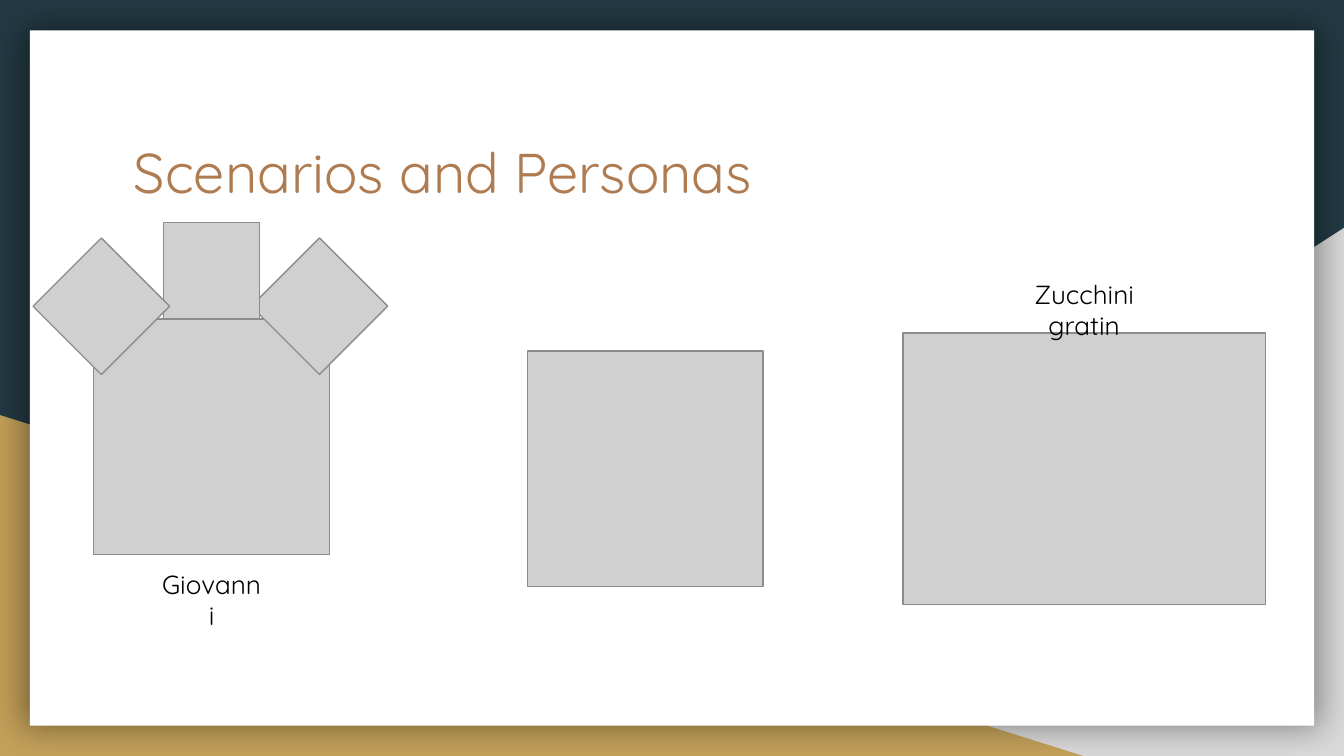
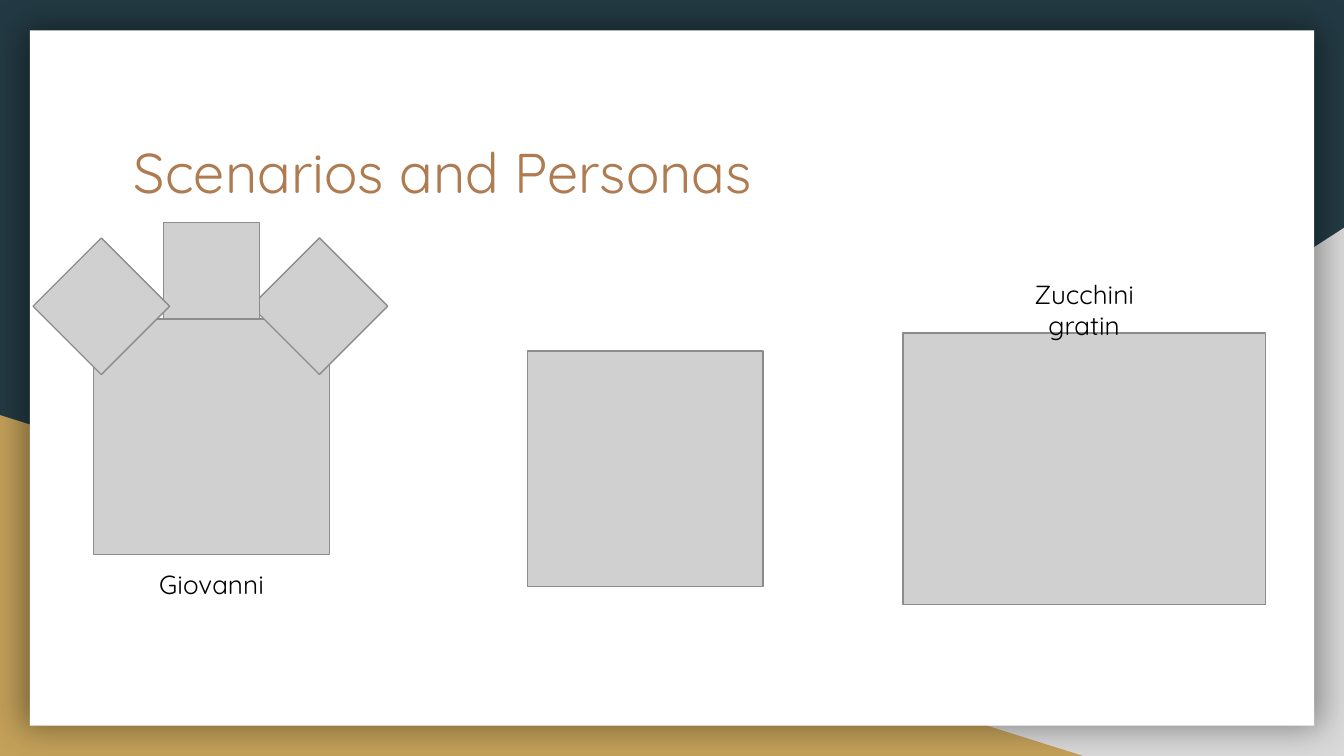
Before and after one commit to UniTN-KDILab/Slurpy--2018-19, a slide deck: slide 3 of presentation.pptx. Drawn at 1344x756 pixels with LibreOffice and Linux fonts; fonts in the diff are those of the drawing; grey boxes stand for pictures. Boxes give left, top, right and bottom in pixels: in the first picture for what was removed or moved away, otherwise in the second. Text is boxed around its words. In the diff, an @@ line names an element or a change of style, - is before the commit and + after.

```diff
--- a/presentation.pptx
+++ b/presentation.pptx
@@ text "Giovanni" rewrapped from bbox=[146, 555, 276, 620] to bbox=[159, 575, 264, 595] @@
```
Also in this commit, not shown: 3 other slides changed, 2 slides added, 1 slide removed.
